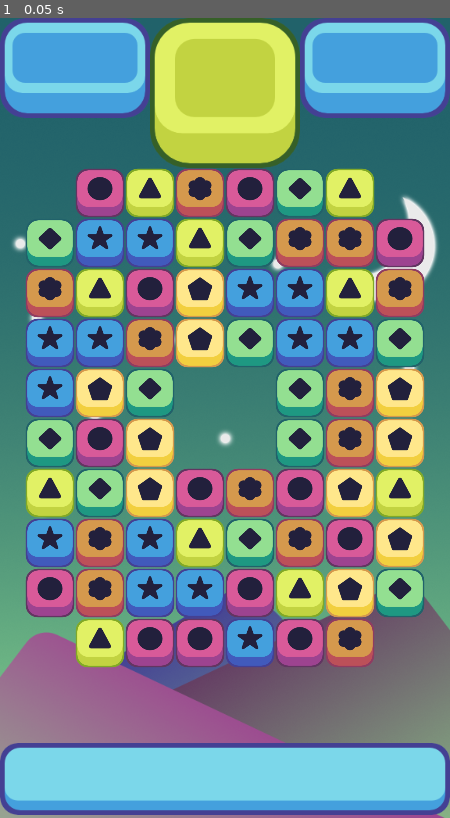
Above: before the commit, frame 1.
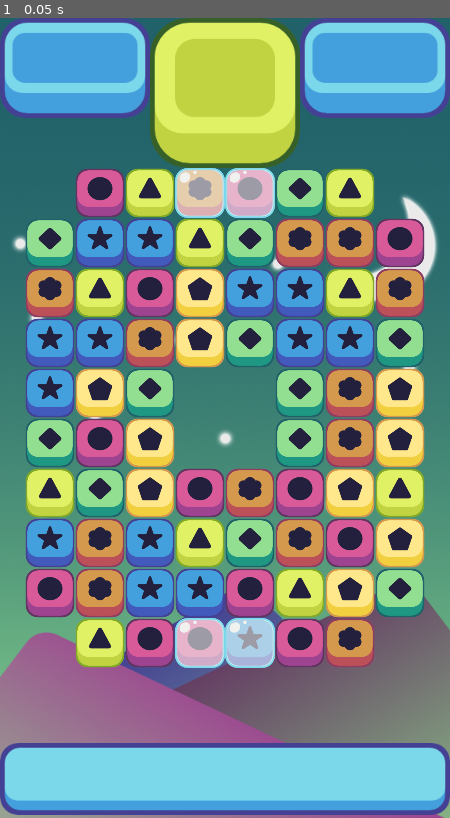
Above: after the commit, the same moment.

Repository: nicolosponziello/CandyCrushDemo
Game: Godot game, scene res://scenes/game_window.tscn
Two runs of this game, one before a commit and one after it. Both use one fixed random seed, a clock stepped at 60 frames per second and the inputs below.
Inputs:
- Up to frame 1 (0.05 s): no input

The runs differ from the first frame. In frame 1, 2.6% of the frame differs, in the area x 38-62%, y 18-82%.

Commit message:
Add ice
before refactoring

Diff:
--- a/scenes/game_window.tscn
+++ b/scenes/game_window.tscn
@@ -1,9 +1,10 @@
-[gd_scene load_steps=5 format=2]
+[gd_scene load_steps=6 format=2]
 
 [ext_resource path="res://art/background 2.png" type="Texture" id=1]
 [ext_resource path="res://art/Bottom UI v 2.png" type="Texture" id=2]
 [ext_resource path="res://art/Top UI v 2.png" type="Texture" id=3]
 [ext_resource path="res://scripts/grid.gd" type="Script" id=4]
+[ext_resource path="res://scripts/ice_holder.gd" type="Script" id=5]
 
 [node name="game_window" type="Node2D"]
 
@@ -41,6 +42,10 @@
 offset = 64
 y_offset = 2
 empty_spaces = PoolVector2Array( 0, 0, 7, 0, 0, 9, 7, 9, 3, 4, 4, 4, 3, 5, 4, 5 )
+ice_spaces = PoolVector2Array( 3, 0, 4, 0, 3, 9, 4, 9 )
+
+[node name="ice_holder" type="Node2D" parent="."]
+script = ExtResource( 5 )
 
 [node name="destroy_timer" type="Timer" parent="."]
 wait_time = 0.5
@@ -53,6 +58,8 @@
 [node name="refill_timer" type="Timer" parent="."]
 wait_time = 0.5
 one_shot = true
+[connection signal="damage_ice" from="grid" to="ice_holder" method="_on_grid_damage_ice"]
+[connection signal="make_ice" from="grid" to="ice_holder" method="_on_grid_make_ice"]
 [connection signal="timeout" from="destroy_timer" to="grid" method="_on_destroy_timer_timeout"]
 [connection signal="timeout" from="collapse_timer" to="grid" method="_on_collapse_timer_timeout"]
 [connection signal="timeout" from="refill_timer" to="grid" method="_on_refill_timer_timeout"]
--- /dev/null
+++ b/scenes/ice.tscn
@@ -0,0 +1,11 @@
+[gd_scene load_steps=3 format=2]
+
+[ext_resource path="res://art/Obstacles/Ice.png" type="Texture" id=1]
+[ext_resource path="res://scripts/ice.gd" type="Script" id=2]
+
+[node name="ice" type="Node2D"]
+script = ExtResource( 2 )
+
+[node name="Sprite" type="Sprite" parent="."]
+scale = Vector2( 0.5, 0.5 )
+texture = ExtResource( 1 )
--- a/scripts/grid.gd
+++ b/scripts/grid.gd
@@ -15,7 +15,13 @@
 export (int) var offset;
 export (int) var y_offset;
 
+# Ostacles
 export (PoolVector2Array) var empty_spaces;
+export (PoolVector2Array) var ice_spaces;
+
+# Obstacles signals
+signal damage_ice;
+signal make_ice;
 
 #the piece array
 var possible_pieces = [
@@ -47,6 +53,7 @@
 	randomize();
 	all_pieces = make2dArray();
 	spawn_pices();
+	spawn_ice();
 
 func restricted_movement(place):
 	for i in empty_spaces.size():
@@ -81,6 +88,9 @@
 				piece.position = grid_to_pixel(i, j);
 				all_pieces[i][j] = piece;
 
+func spawn_ice():
+	for i in ice_spaces.size():
+		emit_signal("make_ice", ice_spaces[i]);
 
 func store_info(first_piece, other_piece, place, dir):
 	piece_one = first_piece;
@@ -209,6 +219,7 @@
 		for j in height:
 			if all_pieces[i][j] != null:
 				if all_pieces[i][j].matched:
+					emit_signal("damage_ice", Vector2(i, j));
 					found_match = true;
 					all_pieces[i][j].queue_free();
 					all_pieces[i][j] =null;
--- /dev/null
+++ b/scripts/ice.gd
@@ -0,0 +1,15 @@
+extends Node2D
+
+export (int) var health;
+
+# Called when the node enters the scene tree for the first time.
+func _ready():
+	pass # Replace with function body.
+
+func damage(amount):
+	if health > 0:
+		health -= amount;
+		# particles here
+
+func isDead():
+	return health <= 0;
--- /dev/null
+++ b/scripts/ice_holder.gd
@@ -0,0 +1,40 @@
+extends Node2D
+
+var ice_pieces = [];
+var width = 8;
+var height = 10;
+
+var ice = preload("res://scenes/ice.tscn");
+
+func make2dArray():
+	var array = [];
+	for i in width:
+		array.append([]);
+		for j in height:
+			array[i].append(null);
+	return array;
+# Called when the node enters the scene tree for the first time.
+func _ready():
+	pass;
+
+
+# Called every frame. 'delta' is the elapsed time since the previous frame.
+#func _process(delta):
+#	pass
+
+
+func _on_grid_damage_ice(board_pos):
+	if ice_pieces[board_pos.x][board_pos.y] != null:
+		ice_pieces[board_pos.x][board_pos.y].damage(1);
+		if ice_pieces[board_pos.x][board_pos.y].isDead():
+			ice_pieces[board_pos.x][board_pos.y].queue_free();
+			ice_pieces[board_pos.x][board_pos.y] = null;
+
+
+func _on_grid_make_ice(board_pos):
+	if ice_pieces.size() == 0:
+		ice_pieces = make2dArray();
+	var current = ice.instance();
+	add_child(current);
+	current.position = Vector2(board_pos.x * 64 + 64, -board_pos.y * 64 + 800);
+	ice_pieces[board_pos.x][board_pos.y] = current;
Binary file added: art/Obstacles/Concrete.png
Not shown, added: art/Obstacles/Concrete.png.import
Binary file added: art/Obstacles/Ice.png
Not shown, added: art/Obstacles/Ice.png.import
Binary file added: art/Obstacles/Locks.png
Not shown, added: art/Obstacles/Locks.png.import
Binary file added: art/Obstacles/Slime.png
Not shown, added: art/Obstacles/Slime.png.import
